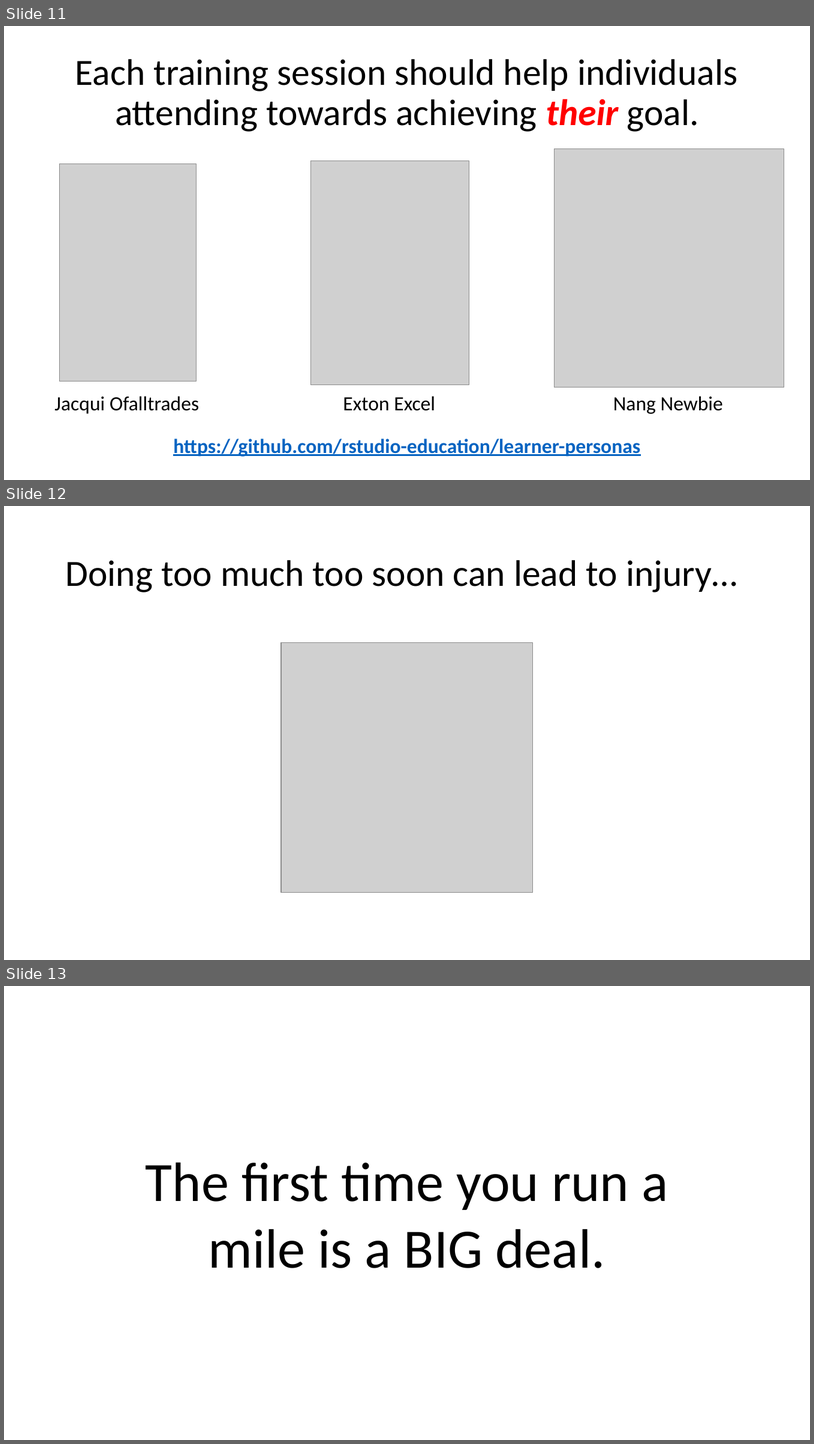
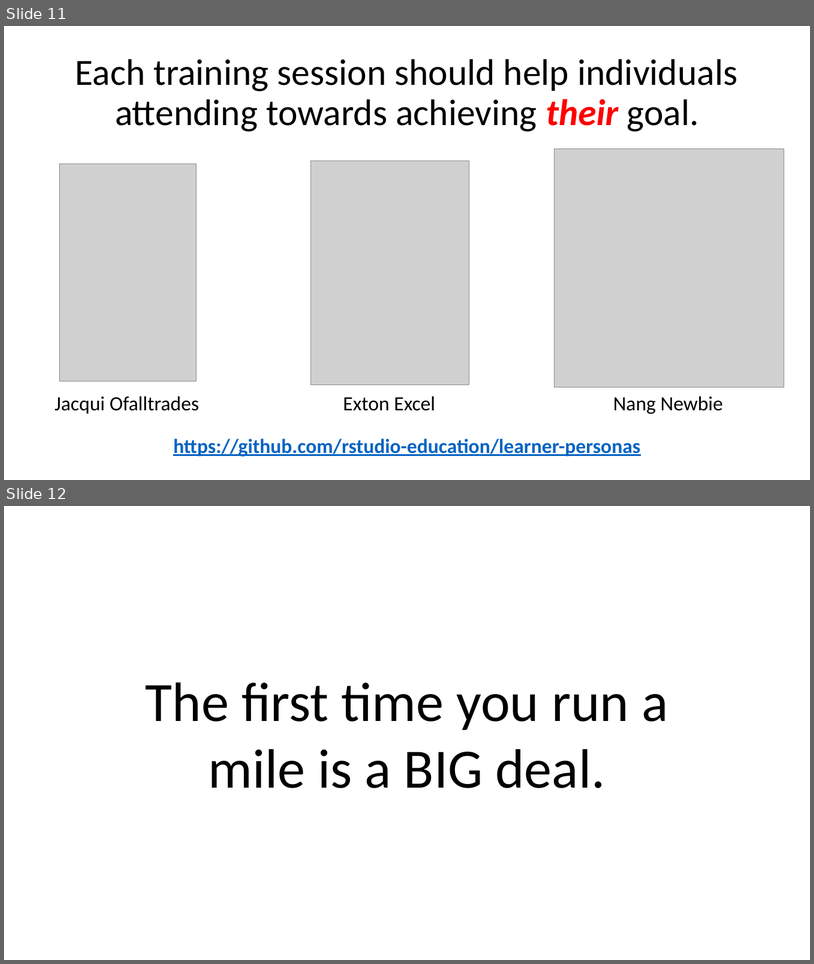
Before and after one commit to MikeKSmith/RStudioConf2020, a slide deck: Learn to teach_MikeKSmith.pptx. Shown one above the other, each under a label of ours: slides 11, 12 and 13 before the commit, slides 11 and 12 after it. The pictures are 814x1444 and 814x964 pixels, drawn with LibreOffice and Linux fonts; fonts in the diff are those of the drawing; grey boxes stand for pictures. Boxes give left, top, right and bottom in pixels: in the first picture for what was removed or moved away, otherwise in the second. Text is boxed around its words. In the diff, an @@ line names an element or a change of style, - is before the commit and + after.

```diff
--- a/Learn to teach_MikeKSmith.pptx
+++ b/Learn to teach_MikeKSmith.pptx
@@ slide 12 removed at box(4, 506, 810, 960), background #FFFFFF @@
@@ title removed at box(65, 560, 738, 592) @@
-Doing too much too soon can lead to injury…
@@ picture removed at box(281, 643, 533, 892) @@
@@ what was slide 13 is now slide 12 @@
```
Also in this commit, not shown: 1 slide changed, 2 slides added, 1 other file.
